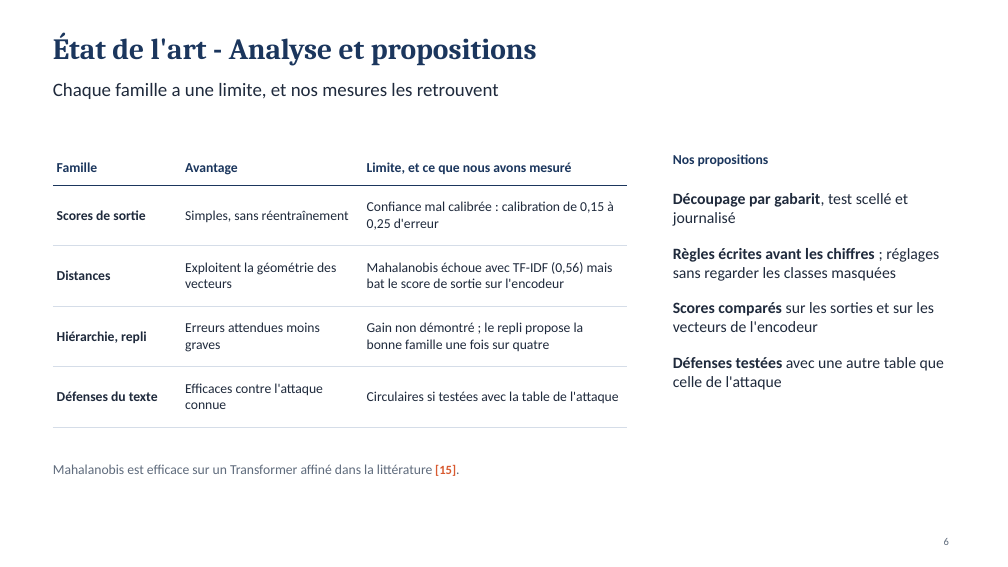
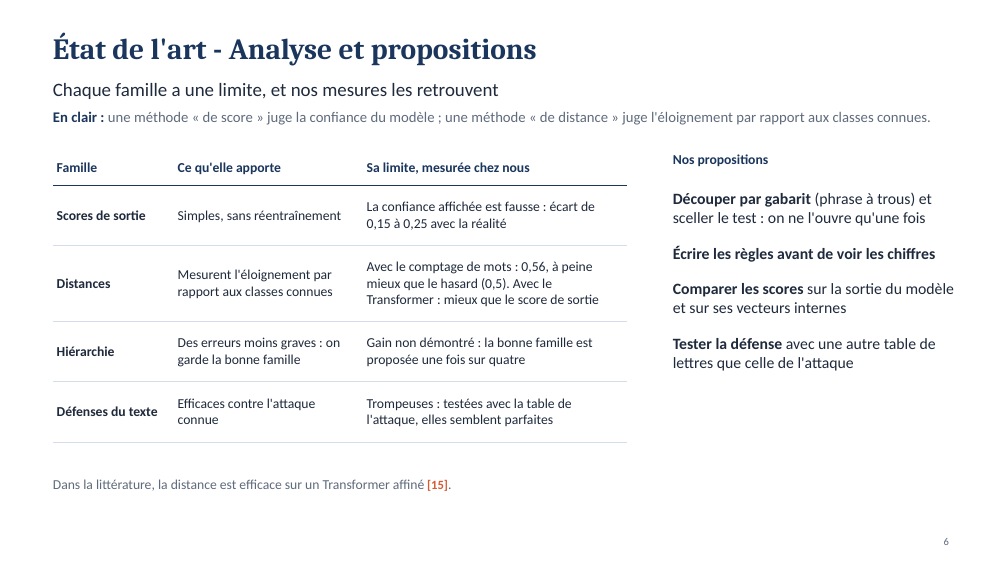
Before and after one commit to MADENIYOU/siem-open-world-log-classification, a slide deck: slide 6 of presentation/Soutenance_SIEM_monde_ouvert.pptx. Drawn at 1008x567 pixels with LibreOffice and Linux fonts; fonts in the diff are those of the drawing. Boxes give left, top, right and bottom in pixels: in the first picture for what was removed or moved away, otherwise in the second. Text is boxed around its words. In the diff, an @@ line names an element or a change of style, - is before the commit and + after.

```diff
--- a/presentation/Soutenance_SIEM_monde_ouvert.pptx
+++ b/presentation/Soutenance_SIEM_monde_ouvert.pptx
@@ text added at (53,111,931,125), 14 pt, text #5F6B7C @@
+En clair : une méthode « de score » juge la confiance du modèle ; une méthode « de distance » juge l'éloignement par rapport aux classes connues.
@@ table at (53,151,628,431) @@
-row 1, column 2: Avantage
+row 1, column 2: Ce qu'elle apporte
-row 1, column 3: Limite, et ce que nous avons mesuré
+row 1, column 3: Sa limite, mesurée chez nous
-row 2, column 3: Confiance mal calibrée : calibration de 0,15 à 0,25 d'erreur
+row 2, column 3: La confiance affichée est fausse : écart de 0,15 à 0,25 avec la réalité
-row 3, column 2: Exploitent la géométrie des vecteurs
+row 3, column 2: Mesurent l'éloignement par rapport aux classes connues
-row 3, column 3: Mahalanobis échoue avec TF-IDF (0,56) mais bat le score de sortie sur l'encodeur
+row 3, column 3: Avec le comptage de mots : 0,56, à peine mieux que le hasard (0,5). Avec le Transformer : mieux que le score de sortie
-row 4: Hiérarchie, repli | Erreurs attendues moins graves | Gain non démontré ; le repli propose la bonne famille une fois sur quatre
+row 4: Hiérarchie | Des erreurs moins graves : on garde la bonne famille | Gain non démontré : la bonne famille est proposée une fois sur quatre
-row 5, column 3: Circulaires si testées avec la table de l'attaque
+row 5, column 3: Trompeuses : testées avec la table de l'attaque, elles semblent parfaites
@@ text at (673,192,954,371): text changed @@
-Découpage par gabarit, test scellé et journalisé
-Règles écrites avant les chiffres ; réglages sans regarder les classes masquées
-Scores comparés sur les sorties et sur les vecteurs de l'encodeur
-Défenses testées avec une autre table que celle de l'attaque
+Découper par gabarit (phrase à trous) et sceller le test : on ne l'ouvre qu'une fois
+Écrire les règles avant de voir les chiffres
+Comparer les scores sur la sortie du modèle et sur ses vecteurs internes
+Tester la défense avec une autre table de lettres que celle de l'attaque
@@ text at (53,479,448,491): text changed @@
-Mahalanobis est efficace sur un Transformer affiné dans la littérature [15].
+Dans la littérature, la distance est efficace sur un Transformer affiné [15].
```
Also in this commit, not shown: 16 other slides changed, 3 slides added, 3 other files.
